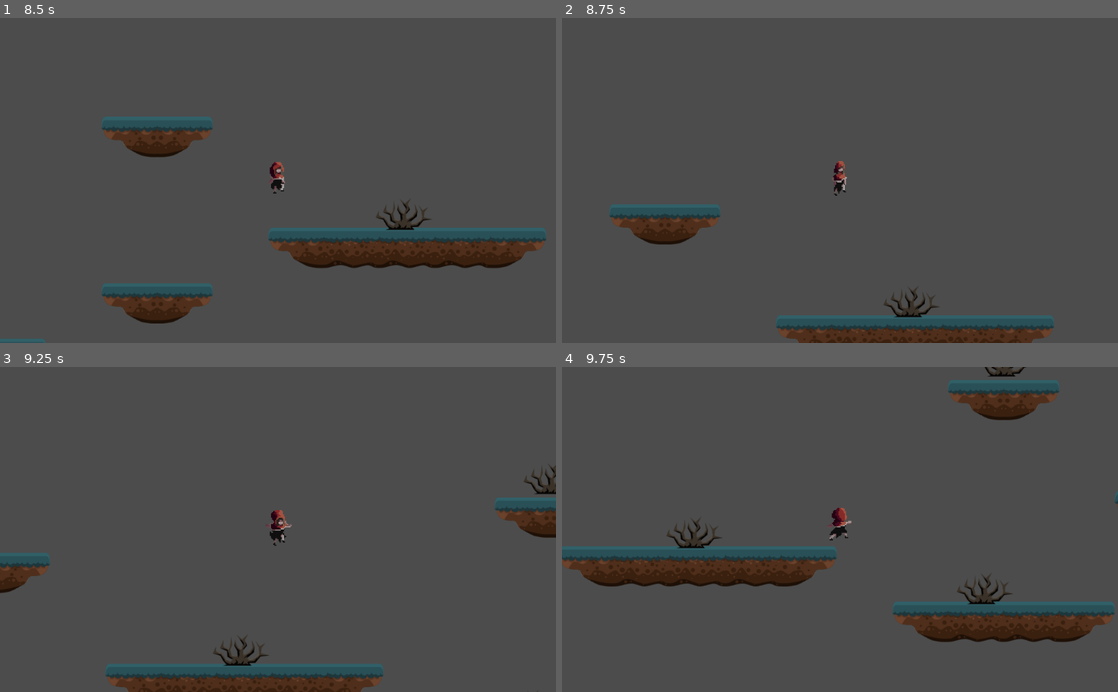
Above: before the commit, frames 1-4 (two rows, left to right).
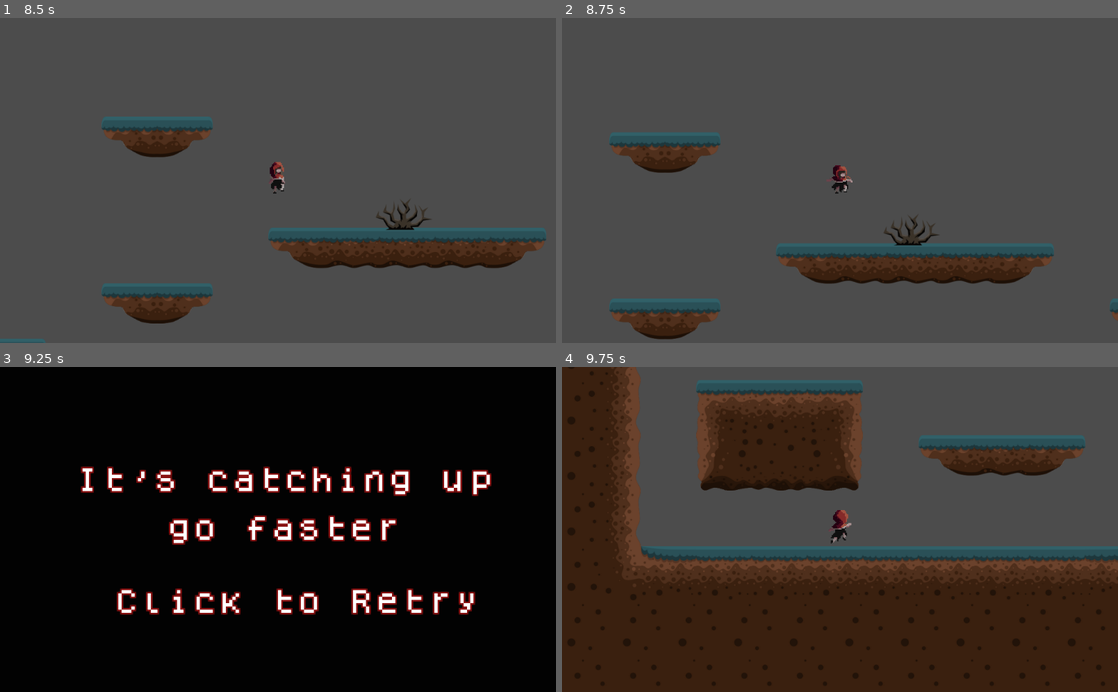
Above: after the commit, the same moments.

Repository: beldonholt/YourMum
Game: Godot game, scene res://StartMenu.tscn
Same seed, same stepped clock (60 frames per second), same inputs: the game is played once before the commit and once after it. The engine's default icon, where the game draws it, is replaced by a stand-in: a white triangle on a blue panel in a dark square.
Inputs:
- Up to frame 1 (8.5 s): click "Start" at 0.5 s; tap Enter (ui_accept) at 1.25 s; hold D (right) 1.28-2.78 s; tap W (jump) at 1.35, 1.52, 1.82, 2.27, 2.3, 2.57, 2.85, 3.77, 3.8, 4.07, 4.35, 4.52, 4.82, 5.27, 5.3, 5.57, 5.85, 6.77, 6.8, 7.07, 7.35, 7.52, 7.82, 8.27, 8.3 s; tap Shift (run) every 1.5 s from 2.1 to 8.1 s; hold A (left) 2.78-3.53 s; hold D (right) 3.53-5.03 s; hold A (left) 5.03-5.78 s; hold D (right) 5.78-6.53 s; hold A (left) 6.53-8.03 s; hold D (right) from 8.03 s (still down)
- Up to frame 2 (8.75 s): keep holding D (right); tap W (jump) at 8.57 s
- Up to frame 3 (9.25 s): keep holding D (right); tap W (jump) at 8.85 s
- Up to frame 4 (9.75 s): keep holding D (right); tap Enter (ui_accept) at 9.5 s; tap Shift (run) at 9.6 s

Frame 1 is identical in both runs. In frame 2, 16% of the frame differs, in the area x 8-100%, y 35-100%; in frame 3, 100%, in the area x 0-100%, y 0-100%; in frame 4, 62%.

Commit message:
idk what this is, this was here when i got here

Diff:
--- a/Lvl 3 Main progect/PlayerStuff/Player.gd
+++ b/Lvl 3 Main progect/PlayerStuff/Player.gd
@@ -5,9 +5,8 @@
 var SPEED = 500
 var SpeedBonus = 0
 var SprintYes = true
-var Jumps = 1
+var Jumps = 2
 var SpriteDireaction
-var CanJump = true
 
 #const = constant (wont change/ fixed)
 
@@ -53,21 +52,27 @@
 	#simulating Gravity with acceleration
 	velocity.y += GRAVITY
 	#print(velocity.y)
-	if is_on_floor() == false and CanJump:
+	if is_on_floor() == false:
 		$CoyoteTimer.start()
-		CanJump = false
 		pass
 	if is_on_floor():
-		CanJump = true
+		pass
 
 	#Player jump input
-	if Input.is_action_just_pressed("jump") and (is_on_floor() or ($CoyoteTimer.is_stopped() == false)):
-		velocity.y = JUMPFORCE
-	if Input.is_action_just_pressed("jump") and is_on_floor() == false and Jumps == 1:
+	if Input.is_action_just_pressed("jump") and (is_on_floor() or ($CoyoteTimer.is_stopped() == false and Jumps > 1)):
 		velocity.y = JUMPFORCE
 		Jumps += -1
+		$CoyoteTimer.stop()
+		print("Single Jump")
+		print(Jumps)
+
+	if Input.is_action_just_pressed("jump") and is_on_floor() == false and Jumps == 1 and $CoyoteTimer.is_stopped():
+		velocity.y = JUMPFORCE
+		Jumps += -1
+		print("Double Jump")
+		print(Jumps)
 	if is_on_floor():
-		Jumps = 1
+		Jumps = 2
 
 	if velocity.y < 0:
 			$AnimationPlayer.play("Jump")
